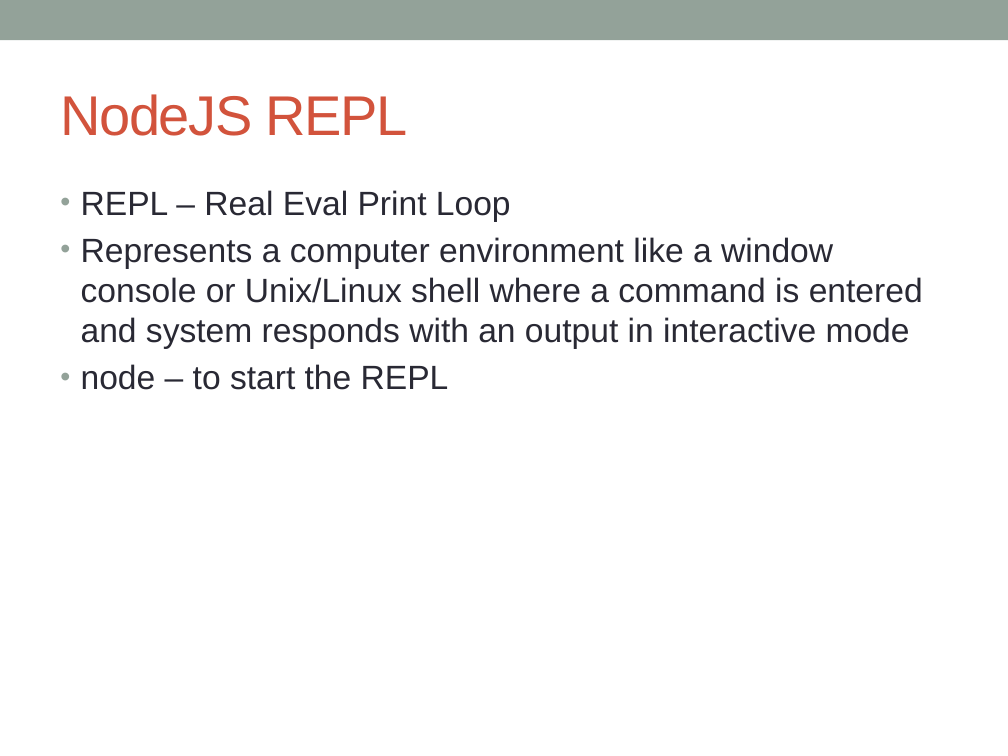
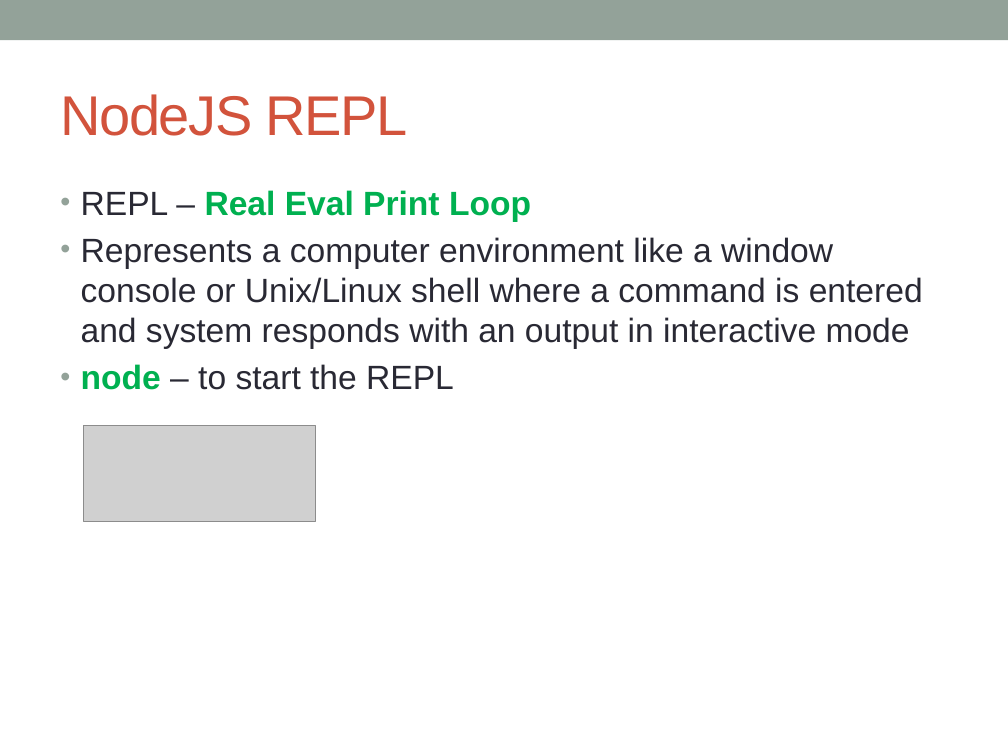
Before and after one commit to notionquest/ProjectDocumentation, a slide deck: slide 9 of NodeJS.pptx. Drawn at 1008x756 pixels with LibreOffice and Linux fonts; fonts in the diff are those of the drawing; grey boxes stand for pictures. Boxes give left, top, right and bottom in pixels: in the first picture for what was removed or moved away, otherwise in the second. Text is boxed around its words. In the diff, an @@ line names an element or a change of style, - is before the commit and + after.

```diff
--- a/NodeJS.pptx
+++ b/NodeJS.pptx
@@ text at (x1=81, y1=190, x2=531, y2=390): text colour #292934 to #00B050, bold on in "Real Eval Print Loop", "node" @@
@@ picture added at (x1=84, y1=425, x2=316, y2=521) @@
```
Also in this commit, not shown: 1 other slide changed, 11 slides added, 1 slide removed.
